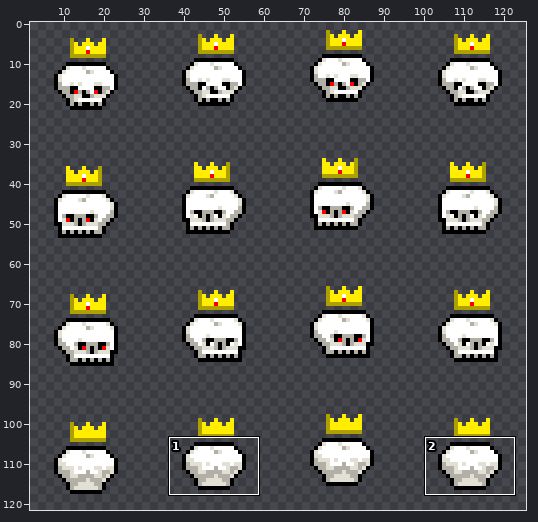
Sprite sheet, stored at local/asset/texture/player/5.png. The picture above shows the old version from afar; the outline marks the close-up.
Close-up. Before the edit:
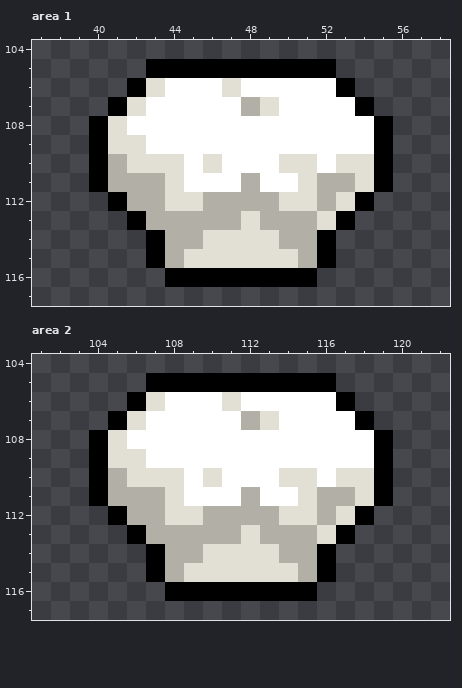
The file is 128x128 pixels. Shown: area 1: x 37..58, y 104..117; area 2: x 101..122, y 104..117. The wide view leaves out empty margins. The commit also changed other parts of the picture, which this record leaves out.
New version:
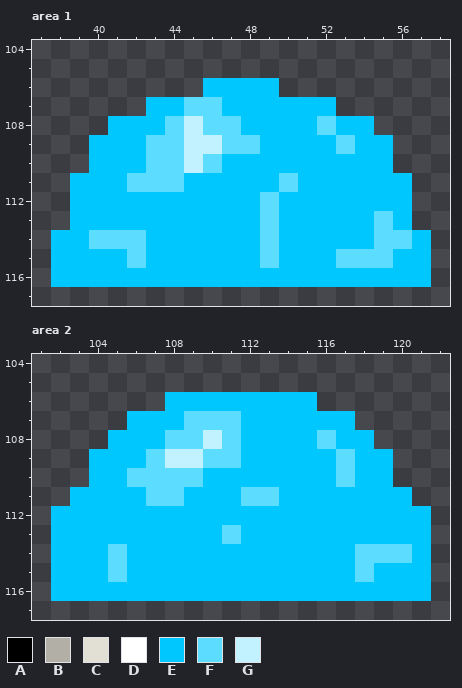
Palette (. is transparent): A #000000  B #b2afa6  C #e2dfd4  D #ffffff  E #00c8ff  F #5cdcff  G #c2f2ff
Edits made:
Changed rows in their new state; - is an unchanged pixel.
Area 1:
first column x 38:
105 -----..........-----
106 ----....EEEE....----
107 ---..EEFFEEEEEE..---
108 --.EEEFGFFEEEEFEE.--
109 --EEEFFGGFFEEEEFEE--
110 --EEEFFGFEEEEEEEEE--
111 -EEEFFFEEEEEFEEEEEE-
112 -EEEEEEEEEEFEEEEEEE-
113 -EEEEEEEEEEFEEEEEFE-
114 EEFFFEEEEEEFEEEEEFFE
115 EEEEFEEEEEEFEEEFFFEE
116 EEEEEEEEEEEEEEEEEEEE
Area 2:
first column x 102:
105 -----..........-----
106 ----..EEEEEEEE..----
107 ---.EEEFFFEEEEEE.---
108 --.EEEFFGFEEEEFEE.--
109 --EEEFGGFFEEEEEFEE--
110 --EEFFFFEEEEEEEFEE--
111 -EEEEFFEEEFFEEEEEEE-
112 EEEEEEEEEEEEEEEEEEEE
113 EEEEEEEEEFEEEEEEEEEE
114 EEEFEEEEEEEEEEEEFFFE
115 EEEFEEEEEEEEEEEEFEEE
116 EEEEEEEEEEEEEEEEEEEE
